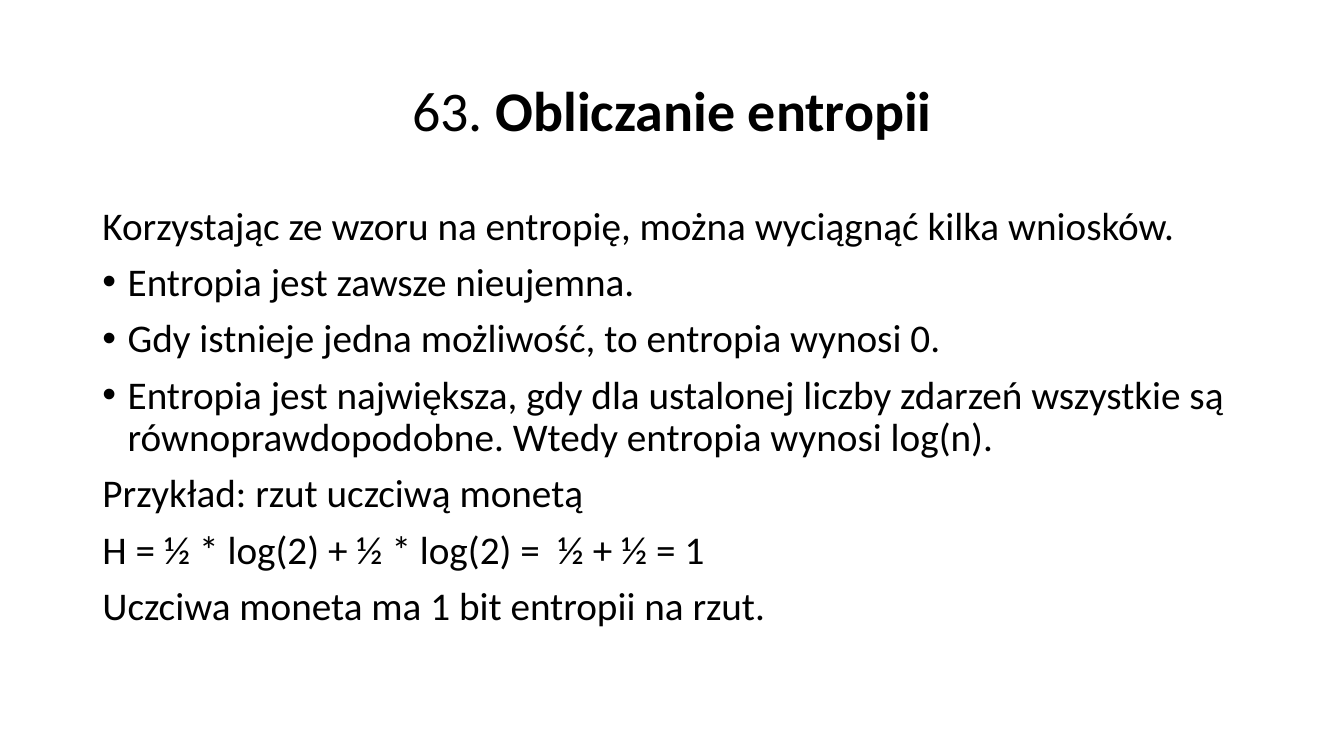
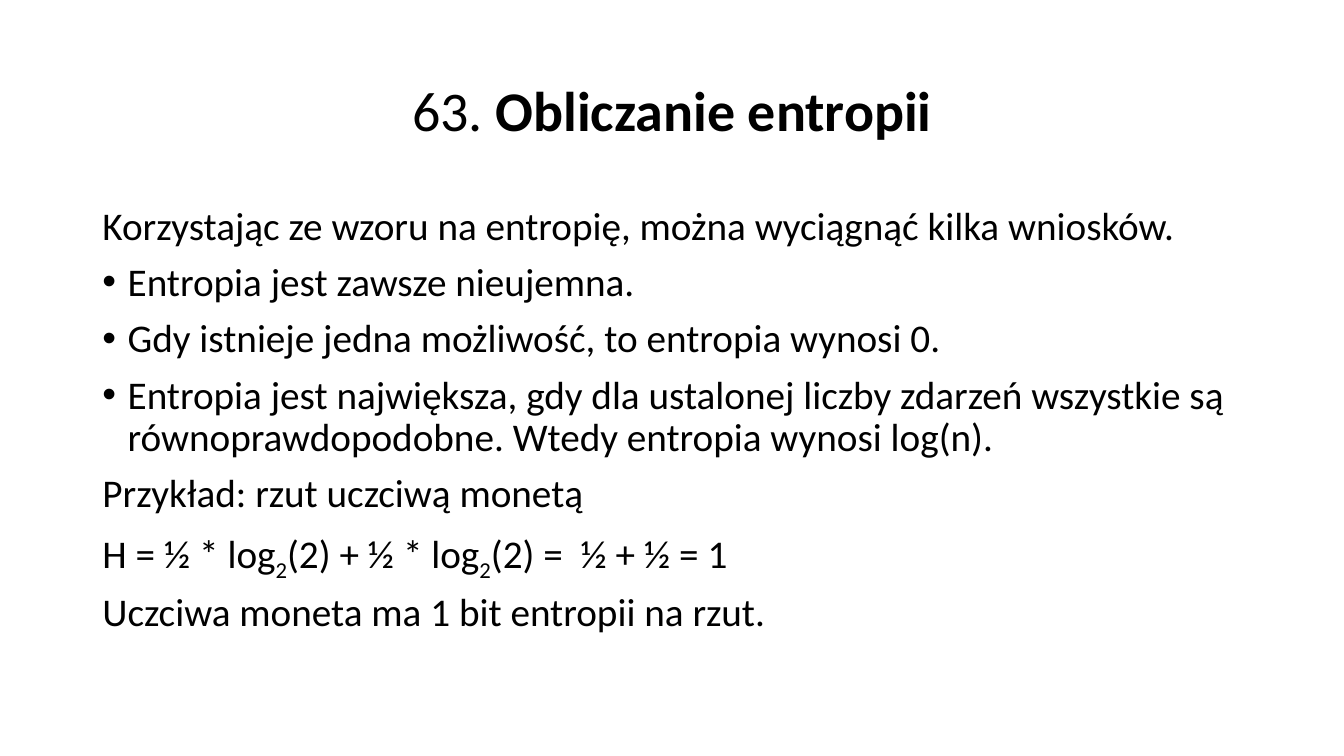
Before and after one commit to JPisarski/Testujecos, a slide deck: slide 8 of Pytania 61-64.pptx. Drawn at 1344x756 pixels with LibreOffice and Linux fonts; fonts in the diff are those of the drawing. Boxes give left, top, right and bottom in pixels: in the first picture for what was removed or moved away, otherwise in the second. Text is boxed around its words. In the diff, an @@ line names an element or a change of style, - is before the commit and + after.

```diff
--- a/Pytania 61-64.pptx
+++ b/Pytania 61-64.pptx
@@ text at [102,539,728,574]: text changed @@
-H = ½ * log(2) + ½ * log(2) = ½ + ½ = 1
+H = ½ * log2(2) + ½ * log2(2) = ½ + ½ = 1
```
Also in this commit, not shown: 1 other slide changed.
